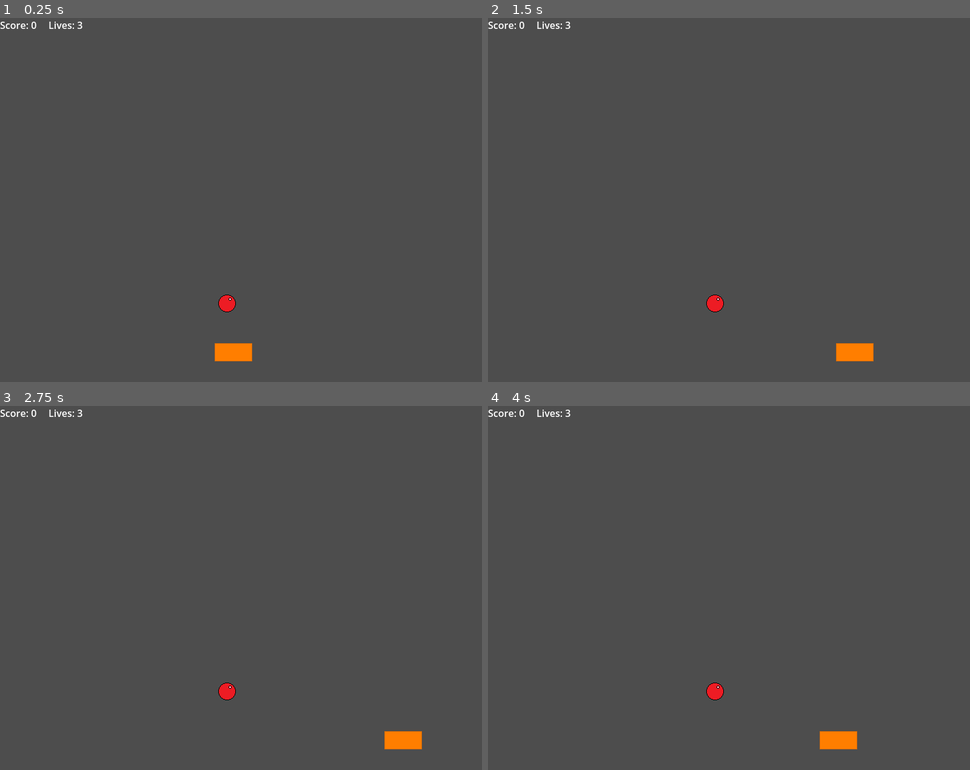
Above: before the commit, frames 1-4 (two rows, left to right).
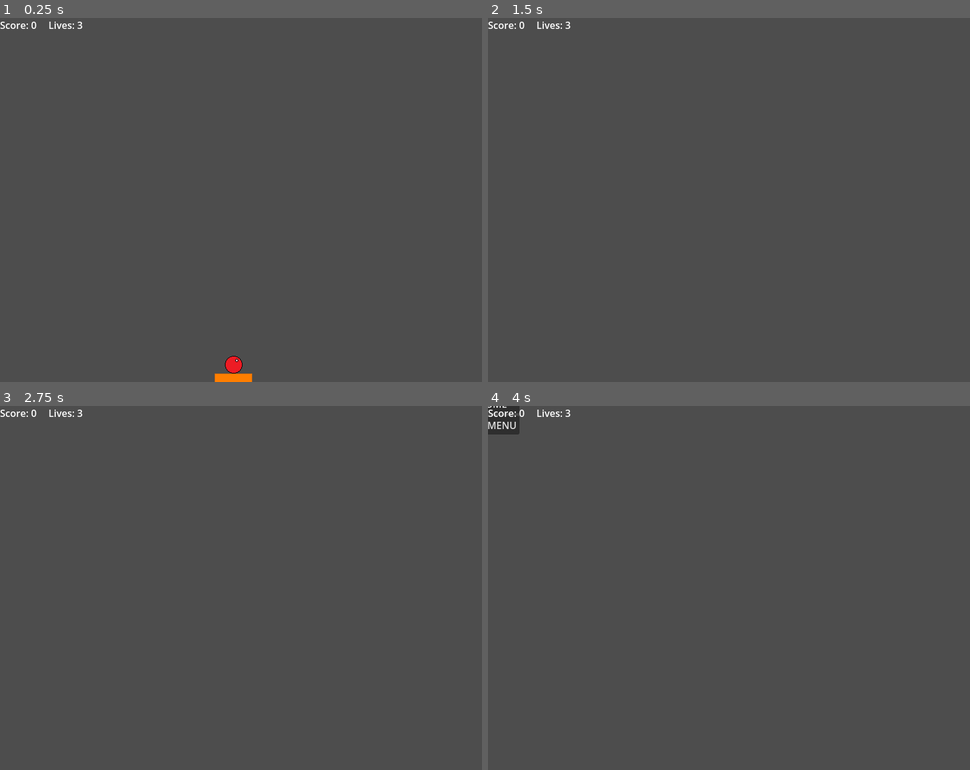
Above: after the commit, the same moments.

Repository: ccavalcanti11/godot_brick_breaker
Game: Godot game, scene res://scenes/Game.tscn
The game is run twice, just before and just after one commit, with the same random seed, the same clock (stepped at 60 frames per second) and the same inputs. The project has no main scene, so this scene is started directly.
Inputs:
- Up to frame 1 (0.25 s): no input
- Up to frame 2 (1.5 s): hold D (move_right) 0.53-1.28 s; hold A (move_left) from 1.28 s (still down)
- Up to frame 3 (2.75 s): release A (move_left) at 2.03 s; hold D (move_right) from 2.03 s (still down)
- Up to frame 4 (4 s): tap Enter at 3.5 s; release D (move_right) at 3.53 s; hold A (move_left) from 3.53 s (still down)

The runs differ from the first frame. In frame 1, 0.8% of the frame differs, in the area x 44-53%, y 76-100%; in frame 2, 0.5%; in frame 3, 0.5%; in frame 4, 1.0%, in the area x 0-77%, y 0-95%.
Error after the commit: Attempt to call function 'instantiate' in base 'null instance' on a null instance. (res://scripts/game.gd:16)

Commit message:
feat: adding game script main logic

Diff:
--- a/brickbreaker/scripts/game.gd
+++ b/brickbreaker/scripts/game.gd
@@ -4,3 +4,63 @@
 @onready var ball_container = $BallContainer
 @onready var level_container = $LevelContainer
 @onready var ui = $UI
+
+const BallScene = preload("res://scenes/Ball.tscn")
+const PauseMenuScene = preload("res://scenes/PauseMenu.tscn")
+
+var ball_on_paddle = true
+
+func _ready() -> void:
+	var level_path = "res://scenes/levels/Level%s.tscn" % GameManager.current_level
+	var level_scene = load(level_path)
+	var level = level_scene.instantiate()
+	level_container.add_child(level)
+
+	for brick in level.get_children():
+		if brick is StaticBody2D:
+			brick.destroyed.connect(_on_brick_destroyed)
+
+	reset_ball()
+
+	GameManager.lives_updated.connect(ui.update_lives)
+	GameManager.score_updated.connect(ui.update_score)
+	ui.update_lives(GameManager.current_lives)
+	ui.update_score(GameManager.current_score)
+
+func _process(delta: float) -> void:
+	if ball_on_paddle:
+		var ball = ball_container.get_child(0)
+		if ball:
+			ball.global_position = paddle.global_position + Vector2(0, -30)
+
+	# Launch the ball:
+		if Input.is_action_just_pressed("launch_ball"):
+			ball_on_paddle = false
+			ball.launch(Vector2.UP)
+
+	# Handle Pausing
+	if Input.is_action_just_pressed("pause"):
+		if not get_tree().paused:
+			get_tree().paused = true
+			var pause_menu = PauseMenuScene.instantiate()
+			add_child(pause_menu)
+func _on_brick_destroyed():
+	GameManager.add_score(100)
+
+	if level_container.get_child(0).get_child_count() == 0:
+		GameManager.load_level(GameManager.current_level + 1)
+
+func reset_ball():
+	for child in ball_container.get_children():
+		child.queue_free()
+
+	# Create new ball
+	var ball = BallScene.instantiate()
+	ball_container.add_child(ball)
+	ball.ball_lost.connect(_on_ball_lost)
+	ball_on_paddle = true
+
+func _on_ball_lost():
+	GameManager.lose_life()
+	if GameManager.current_lives > 0:
+		reset_ball()
